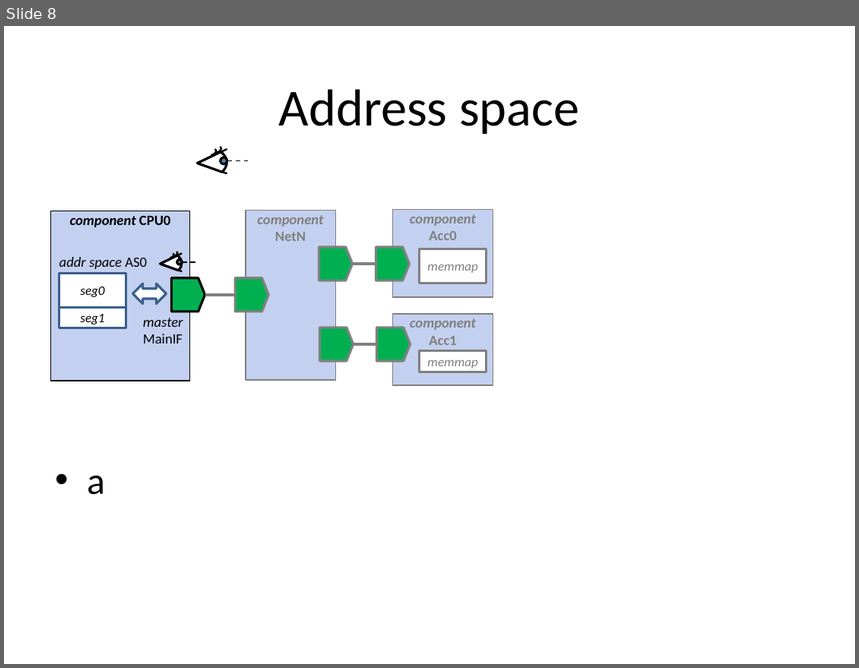
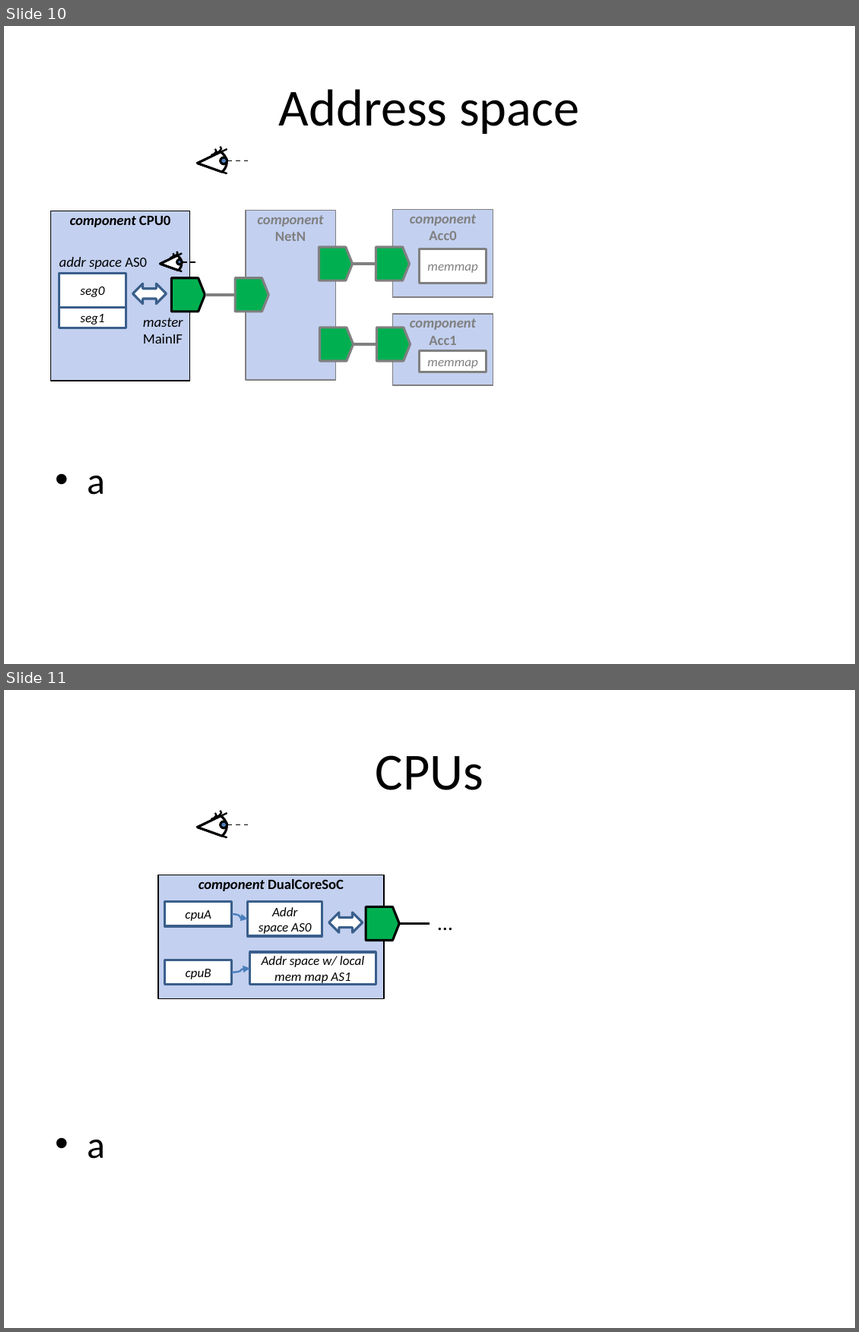
Before and after one commit to Martoni/kactus2, a slide deck: Help/images/img_sources.pptx. Shown one above the other, each under a label of ours: slide 8 before the commit, slides 10 and 11 after it. The pictures are 859x668 and 859x1332 pixels, drawn with LibreOffice and Linux fonts; fonts in the diff are those of the drawing. Boxes give left, top, right and bottom in pixels: in the first picture for what was removed or moved away, otherwise in the second. Text is boxed around its words. In the diff, an @@ line names an element or a change of style, - is before the commit and + after.

```diff
--- a/Help/images/img_sources.pptx
+++ b/Help/images/img_sources.pptx
@@ slide 11 added at bbox=[4, 690, 855, 1328], background #FFFFFF @@
@@ title added at bbox=[376, 755, 484, 790], 44 pt, text #000000 @@
+CPUs
@@ group added at bbox=[167, 809, 247, 847]: 3 lines, 2 freeform shapes, 1 pie slice (boxed as its full ellipse), 1 ellipse @@
@@ rectangle added at bbox=[158, 875, 385, 1000], fill #C3D0F0, outline #000000 1 pt, 12 pt, text #000000, bold @@
+component DualCoreSoC
@@ rectangle added at bbox=[165, 902, 232, 926], fill #FFFFFF, outline #3A5F8C 2 pt, 11 pt, text #000000, italic @@
+cpuA
@@ curved arrow added from (232, 914) to (247, 919), #4B7EBC 1.5 pt @@
@@ rectangle added at bbox=[247, 902, 322, 936], fill #FFFFFF, outline #3A5F8C 2 pt, 11 pt, text #000000, italic @@
+Addr space AS0
@@ left right arrow added at bbox=[329, 913, 363, 933], fill #FFFFFF, outline #3A5F8C 2 pt @@
@@ flow chart offpage connector added at bbox=[366, 907, 399, 940], fill #00B050, outline #000000 2 pt @@
@@ text added at bbox=[430, 905, 462, 939], 18 pt, text #000000 @@
+…
@@ line added from (400, 924) to (430, 924), #000000 2.25 pt @@
@@ rectangle added at bbox=[165, 961, 232, 986], fill #FFFFFF, outline #3A5F8C 2 pt, 11 pt, text #000000, italic @@
+cpuB
@@ rectangle added at bbox=[250, 952, 376, 985], fill #FFFFFF, outline #3A5F8C 2 pt, 11 pt, text #000000, italic @@
+Addr space w/ local mem map AS1
@@ curved arrow added from (232, 973) to (250, 968), #4B7EBC 1.5 pt @@
@@ text added at bbox=[87, 1139, 105, 1159], 32 pt, text #000000 @@
+• a
@@ what was slide 8 is now slide 10 @@
```
Also in this commit, not shown: 2 slides changed, 5 other slides added, 3 other files.
